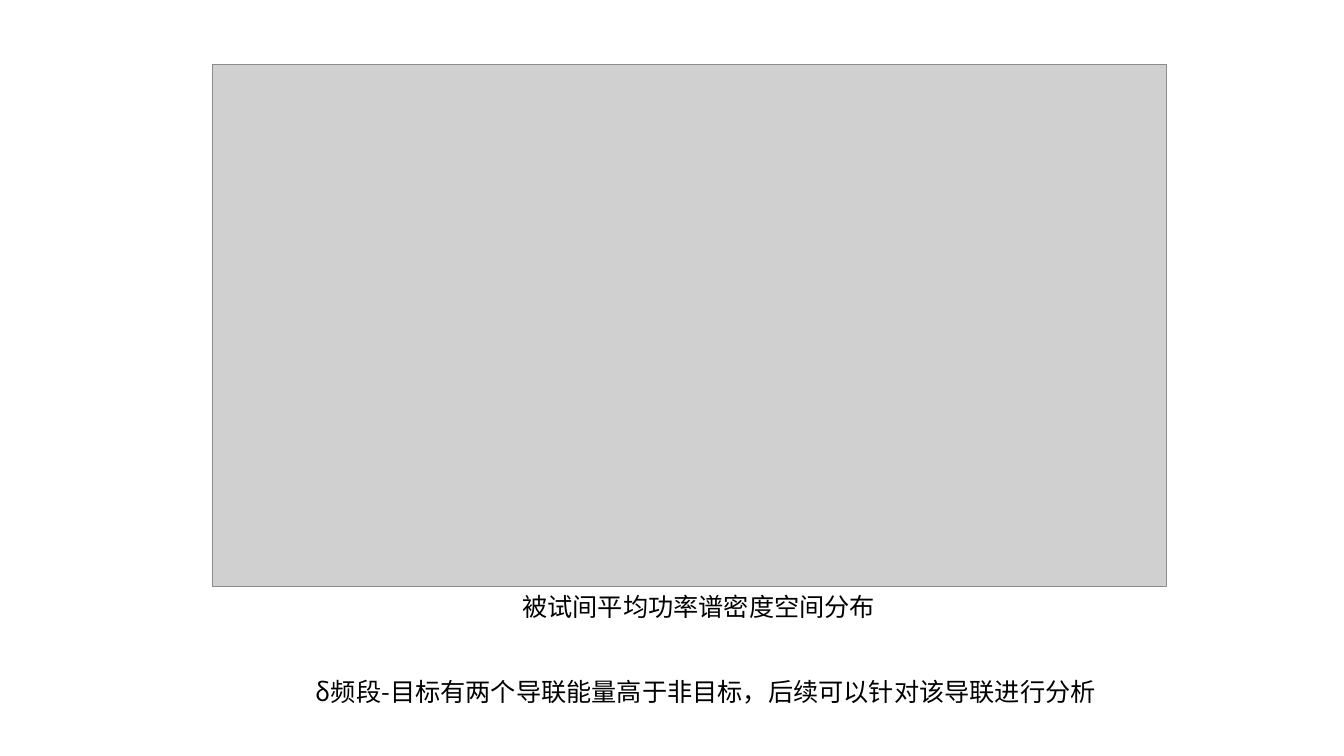
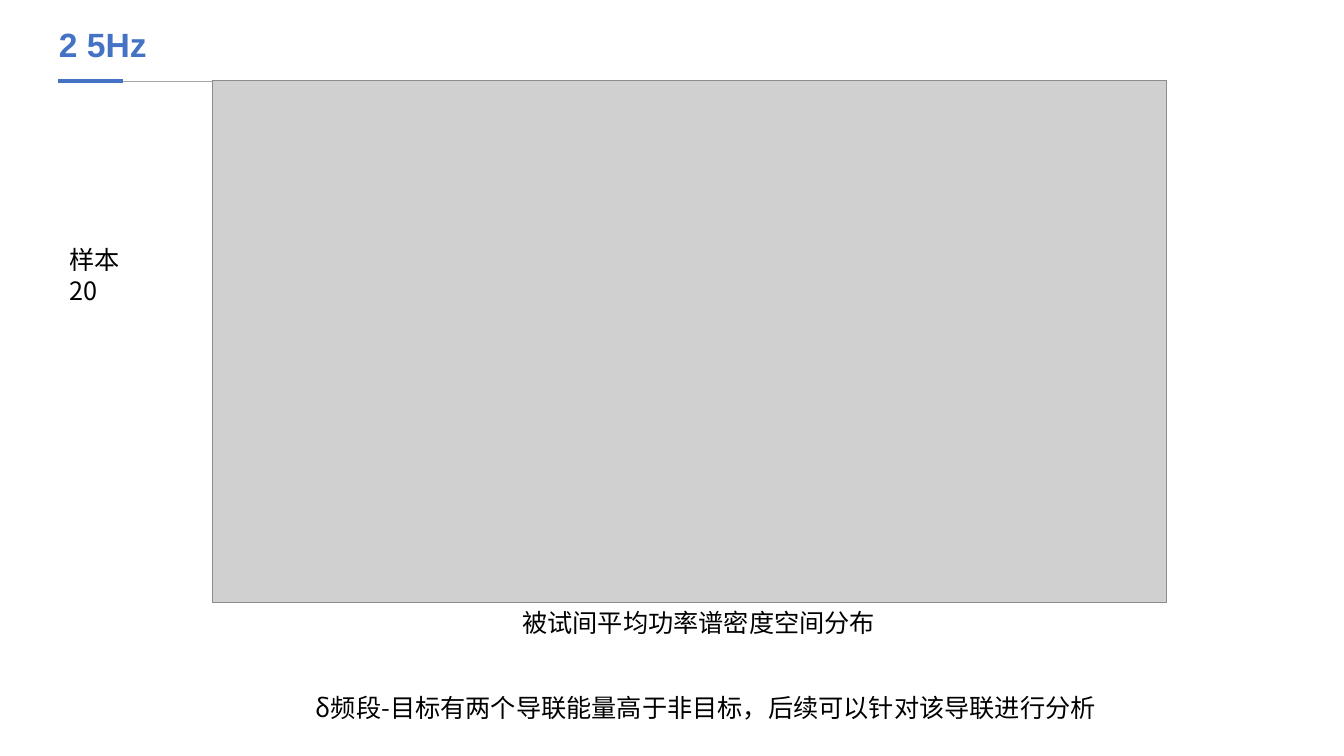
Before and after one commit to XiaoHai-Smida/rsvp, a slide deck: slide 2 of figs/eeg.pptx. Drawn at 1344x756 pixels with LibreOffice and Linux fonts; fonts in the diff are those of the drawing; grey boxes stand for pictures. Boxes give left, top, right and bottom in pixels: in the first picture for what was removed or moved away, otherwise in the second. Text is boxed around its words. In the diff, an @@ line names an element or a change of style, - is before the commit and + after.

```diff
--- a/figs/eeg.pptx
+++ b/figs/eeg.pptx
@@ title added at (x1=59, y1=33, x2=147, y2=58), 24 pt, text #4472C4, bold @@
+2 5Hz
@@ line added from (58, 82) to (327, 82), #A6A6A6 0.5 pt @@
@@ line added from (58, 82) to (123, 82), #4472C4 3 pt @@
@@ text added at (x1=69, y1=247, x2=119, y2=301), 18 pt, text #000000 @@
+样本20
@@ 2 texts, 1 picture moved together from (x1=213, y1=65, x2=1167, y2=704) to (x1=213, y1=81, x2=1167, y2=720) @@
```
Also in this commit, not shown: 2 other slides changed, 2 slides added.
